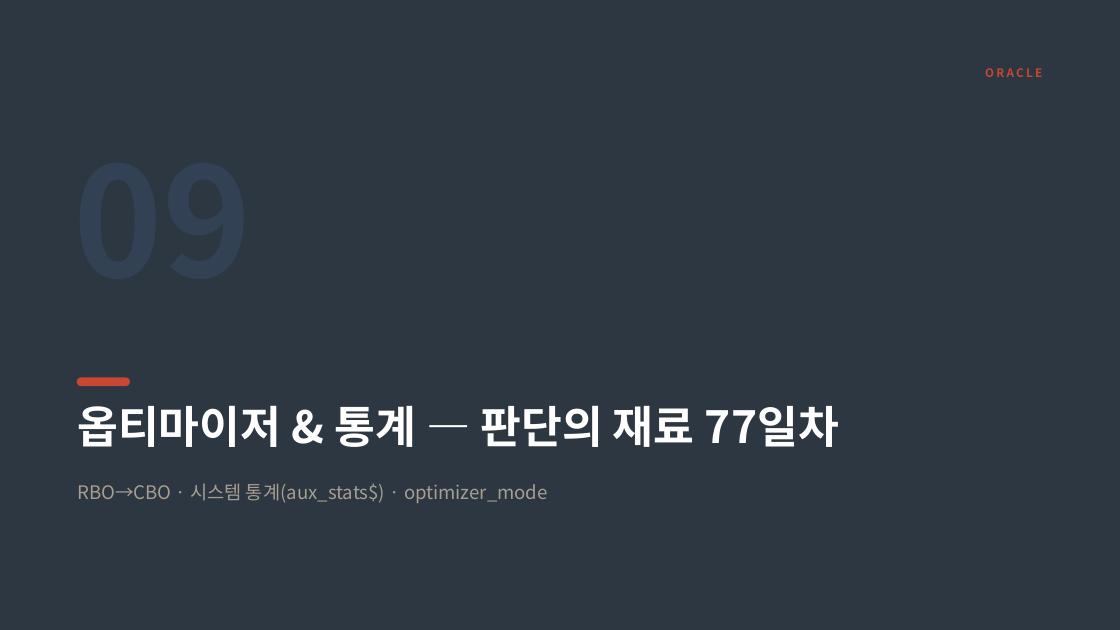
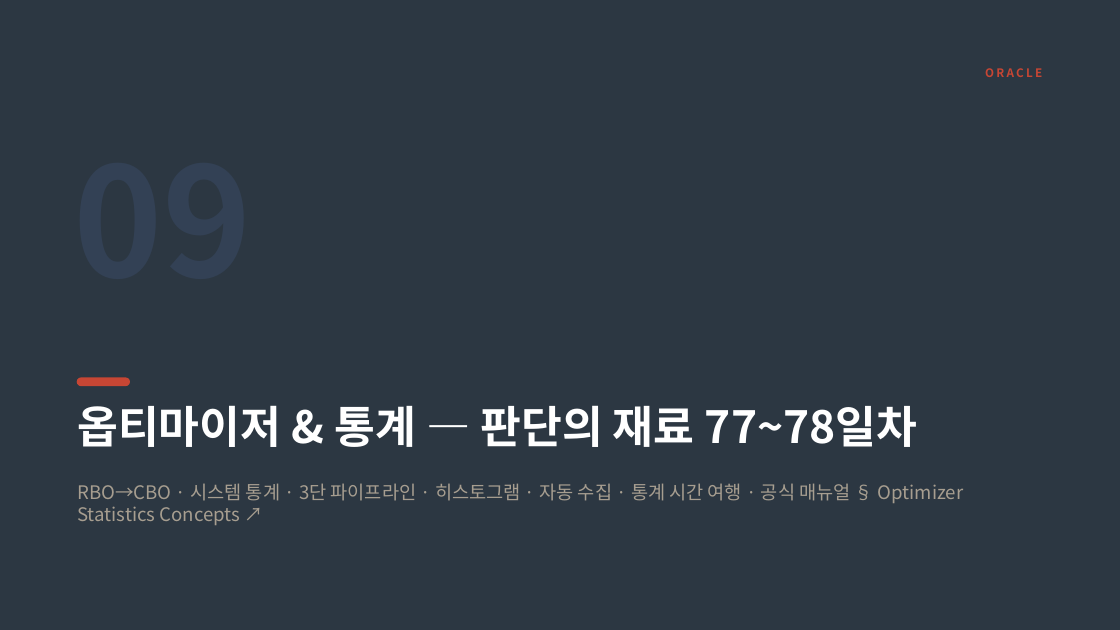
Before and after one commit to jokwangwon/ora-ppt-gen, a slide deck: slide 152 of files/sql_tuning.pptx. Drawn at 1120x630 pixels with LibreOffice and Linux fonts; fonts in the diff are those of the drawing. Boxes give left, top, right and bottom in pixels: in the first picture for what was removed or moved away, otherwise in the second. Text is boxed around its words. In the diff, an @@ line names an element or a change of style, - is before the commit and + after.

```diff
--- a/files/sql_tuning.pptx
+++ b/files/sql_tuning.pptx
@@ text at (77,405,918,447): text changed @@
-옵티마이저 & 통계 — 판단의 재료 77일차
+옵티마이저 & 통계 — 판단의 재료 77~78일차
@@ text at (77,483,964,525): text changed @@
-RBO→CBO · 시스템 통계(aux_stats$) · optimizer_mode
+RBO→CBO · 시스템 통계 · 3단 파이프라인 · 히스토그램 · 자동 수집 · 통계 시간 여행 · 공식 매뉴얼 § Optimizer Statistics Concepts ↗
```
Also in this commit, not shown: 6 other slides changed, 13 slides added, 11 other files.
